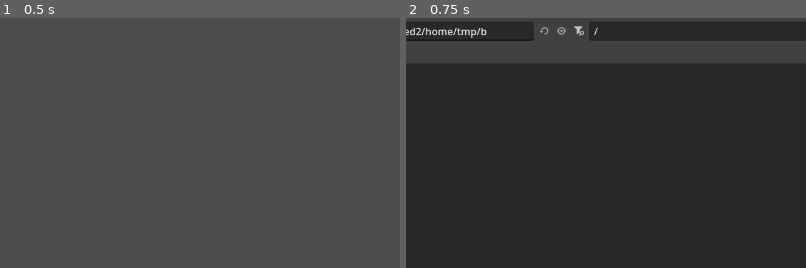
Above: before the commit, frames 1-2 (left to right).
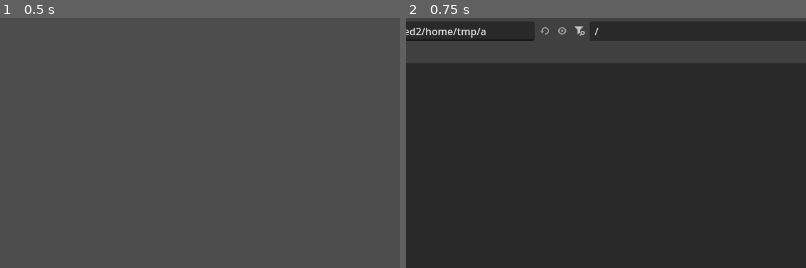
Above: after the commit, the same moments.

Repository: TehRealSalt/sentinel-smith
Game: Godot game, scene res://wad_viewer.tscn
Same seed, same stepped clock (60 frames per second), same inputs: the game is played once before the commit and once after it.
Inputs:
- Up to frame 1 (0.5 s): no input
- Up to frame 2 (0.75 s): click "Open WAD..." at 0.5 s
The pictures show only the part of the screen within x 33-83%, y 13-63%; the shares and areas given below are measured in that part.

Frame 1 is identical in both runs. In frame 2, 0.1% of the frame differs, in the area x 18-49%, y 3-8%.

Commit message:
Add zooming, less heavy Doom line display

Diff:
--- a/project/linedef.gd
+++ b/project/linedef.gd
@@ -45,21 +45,35 @@
 		&"comment": EntityField.new(TYPE_STRING, ""),
 	}
 
-var display: Line2D = null
+
+class DoomLine2D:
+	extends Node2D
+
+	var p1: Vector2
+	var p2: Vector2
+
+	func update(line: DoomLinedef) -> void:
+		var v1: DoomVertex = line.get(&"v1")
+		p1 = v1.vector()
+
+		var v2: DoomVertex = line.get(&"v2")
+		p2 = v2.vector()
+
+
+	func _draw() -> void:
+		draw_line(p1, p2, Color.LIGHT_CORAL, 10.0)
+
+
+var display: DoomLine2D = null
 
 
 func update_display() -> void:
 	if display == null:
-		display = Line2D.new()
+		display = DoomLine2D.new()
 		add_child(display)
-	else:
-		display.clear_points()
 
-	var v1: DoomVertex = get(&"v1")
-	display.add_point(v1.vector())
-
-	var v2: DoomVertex = get(&"v2")
-	display.add_point(v2.vector())
+	display.update(self)
+	display.queue_redraw()
 
 
 func _init(this_map: DoomMap, data: Dictionary) -> void:
--- /dev/null
+++ b/project/map_viewport.gd
@@ -0,0 +1,39 @@
+class_name MapViewport
+extends SubViewport
+
+var drag_capture := false
+
+
+const ZOOM_LEVELS: Array[float] = [
+	0.125, 0.25, 0.5, 0.75, 1.0,
+	1.25, 1.5, 1.75, 2.0,
+	2.5, 3.0, 3.5, 4.0
+]
+
+var zoom_level: int = 1:
+	set(v):
+		zoom_level = clampi(v, 0, ZOOM_LEVELS.size() - 1)
+
+		var camera := get_camera_2d()
+		var zoom := ZOOM_LEVELS[zoom_level]
+		camera.zoom = Vector2(zoom, -zoom) # Doom Y coordinate is flipped
+
+
+func zoom_2d(zoom_offset: int = 0) -> void:
+	var camera := get_camera_2d()
+	camera.global_position = camera.get_global_mouse_position()
+	zoom_level += zoom_offset
+
+
+func _unhandled_input(ev: InputEvent) -> void:
+	var button := (ev as InputEventMouseButton)
+	if button == null:
+		return
+
+	match button.button_index:
+		MouseButton.MOUSE_BUTTON_WHEEL_UP:
+			if button.pressed:
+				zoom_2d(1)
+		MouseButton.MOUSE_BUTTON_WHEEL_DOWN:
+			if button.pressed:
+				zoom_2d(-1)
--- a/project/wad_viewer.gd
+++ b/project/wad_viewer.gd
@@ -9,7 +9,12 @@
 var current_map: DoomMap = null
 
 func change_wad(wad_file_name: String, wad: WADFile) -> void:
+	Input.set_default_cursor_shape(Input.CURSOR_WAIT)
 	assert(wad != null)
+
+	if current_map != null:
+		current_map.queue_free()
+		current_map = null
 
 	current_wad_name = wad_file_name
 	current_wad = wad
@@ -19,6 +24,7 @@
 	textmap_display.text = str(current_map)
 
 	%SubViewport.add_child(current_map)
+	Input.set_default_cursor_shape(Input.CURSOR_ARROW)
 
 
 func update_tree() -> void:
@@ -43,8 +49,6 @@
 
 
 func _on_file_dialog_file_selected(path: String) -> void:
-	#open_wad_dialog.visible = false
-
 	var bytes := FileAccess.get_file_as_bytes(path)
 	var err := FileAccess.get_open_error()
 	if err:
@@ -56,5 +60,4 @@
 		print("Could not load file '%s' as a WAD" % path)
 		return
 
-	print("Success!")
 	change_wad(path.get_file(), wad)
--- a/project/wad_viewer.tscn
+++ b/project/wad_viewer.tscn
@@ -1,6 +1,7 @@
-[gd_scene load_steps=2 format=3 uid="uid://c7xihjmeuu1mu"]
+[gd_scene load_steps=3 format=3 uid="uid://c7xihjmeuu1mu"]
 
 [ext_resource type="Script" uid="uid://7wn01vurbnfw" path="res://wad_viewer.gd" id="1_su4ka"]
+[ext_resource type="Script" uid="uid://cclah7s2ysgno" path="res://map_viewport.gd" id="2_au647"]
 
 [node name="MainUI" type="Control"]
 layout_mode = 3
@@ -64,9 +65,10 @@
 handle_input_locally = false
 size = Vector2i(1076, 800)
 render_target_update_mode = 4
+script = ExtResource("2_au647")
 
 [node name="Camera2D" type="Camera2D" parent="HBoxContainer/WADContainer/SubViewportContainer/SubViewport"]
-zoom = Vector2(0.1, -0.1)
+zoom = Vector2(1, -1)
 
 [node name="OpenWADDialog" type="FileDialog" parent="."]
 unique_name_in_owner = true
Not shown, added: project/map_viewport.gd.uid
